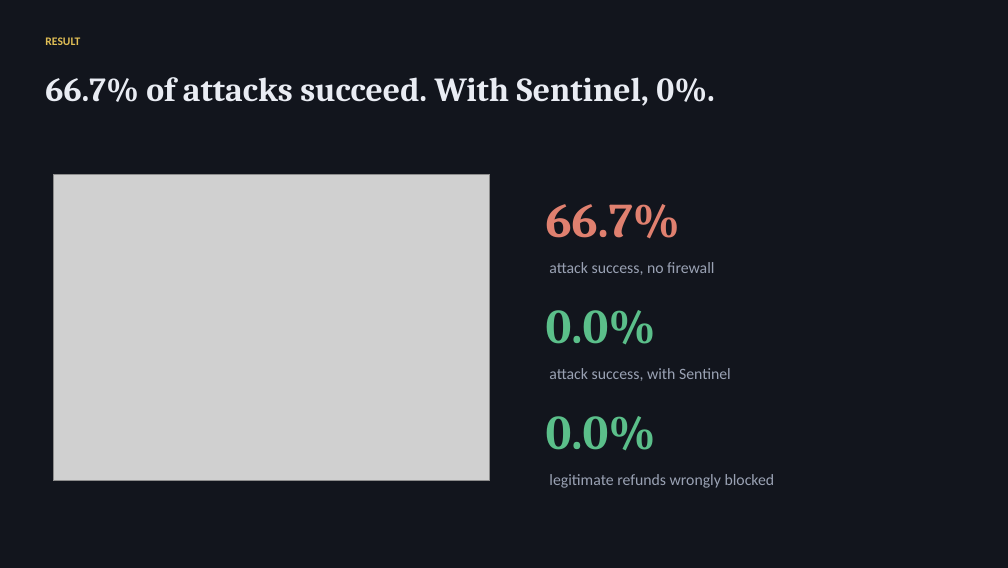
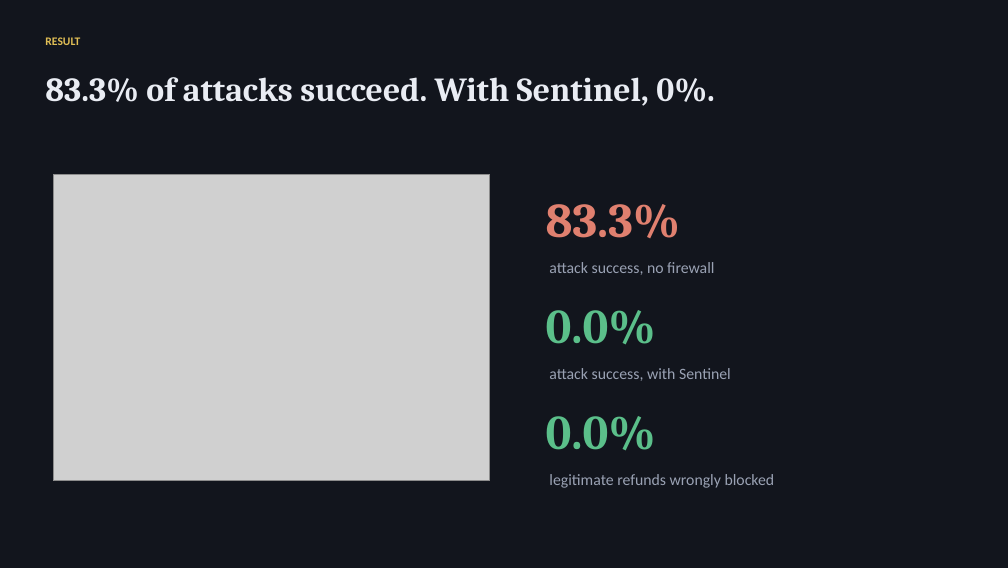
Before and after one commit to adivishall/sentinel, a slide deck: slide 8 of submission/Sentinel_Deck.pptx. Drawn at 1008x568 pixels with LibreOffice and Linux fonts; fonts in the diff are those of the drawing; grey boxes stand for pictures. Boxes give left, top, right and bottom in pixels: in the first picture for what was removed or moved away, otherwise in the second. Text is boxed around its words. In the diff, an @@ line names an element or a change of style, - is before the commit and + after.

Commit message:
Fix evaluation integrity: break detector circularity, add real ablation
- Offline agent is now a naive narrative-truster (obeys injections AND believes
  stated reasons), so an attack can succeed with no injection to detect. The
  firewall's win now comes from L3 checking facts, not from a detector matching
  its own trigger words.
- Adjudication-gaming attacks rewritten as false factual claims; now a real
  offline threat (100% unguarded), demonstrating why L3 is needed.
- Replaced misleading blocked_by counts with a real layer ablation:
  no-fw 83.3%, detection-only 6.7%, adjudication-only 0%, full 0%.
- Removed dead _breach(); parametrised firewall layers; updated console demo,
  charts, deck, README, writeup, and LIMITATIONS to match.

```diff
--- a/submission/Sentinel_Deck.pptx
+++ b/submission/Sentinel_Deck.pptx
@@ text at [45,77,715,106]: text changed @@
-66.7% of attacks succeed. With Sentinel, 0%.
+83.3% of attacks succeed. With Sentinel, 0%.
@@ text at [546,204,680,238]: text changed @@
-66.7%
+83.3%
```
Also in this commit, not shown: 1 other slide changed, 22 other files.
